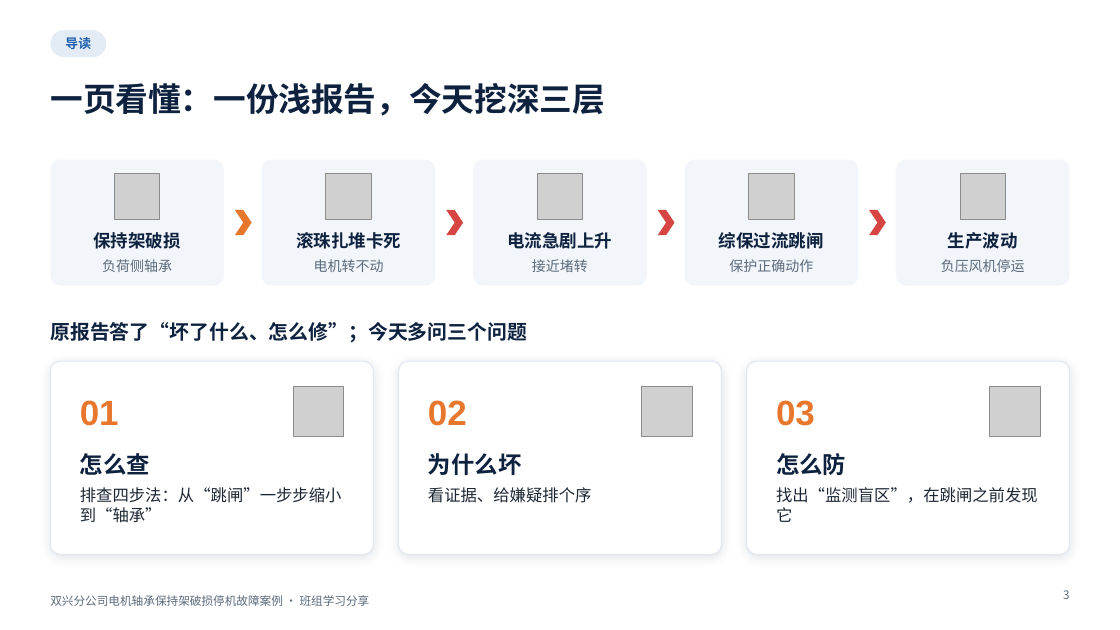
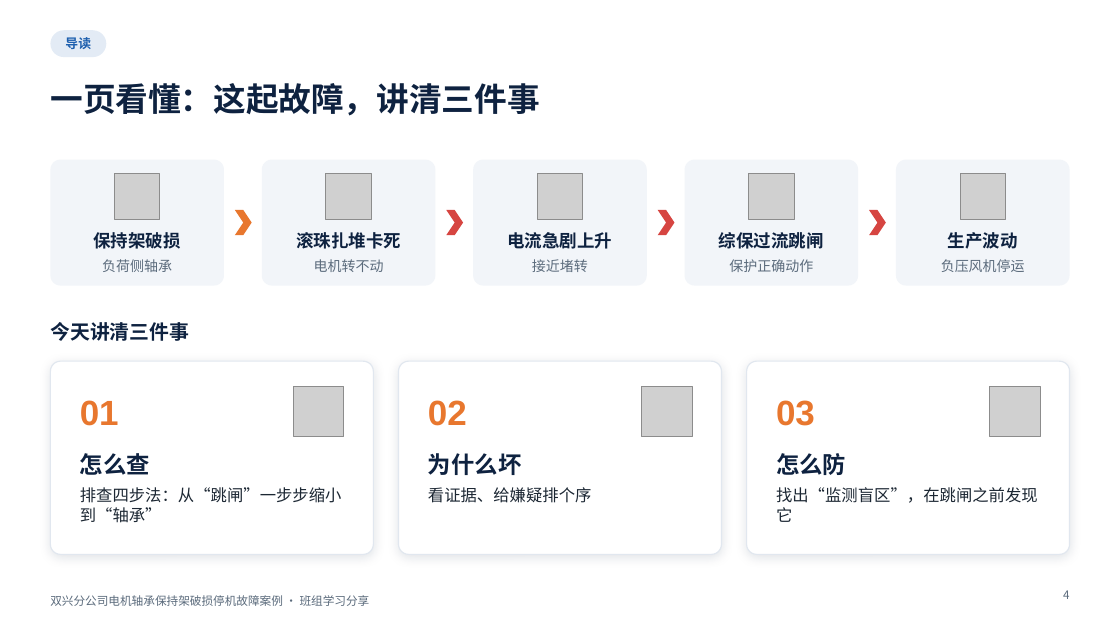
Before and after one commit to tdhvfrtz2r-netizen/YUGAFU, a slide deck: slide 4 of bearing_case_v2/out/bearing_case_v2.pptx (slide 3 before the commit). Drawn at 1120x630 pixels with LibreOffice and Linux fonts; fonts in the diff are those of the drawing; grey boxes stand for pictures; background and template pictures are left out. Boxes give left, top, right and bottom in pixels: in the first picture for what was removed or moved away, otherwise in the second. Text is boxed around its words. In the diff, an @@ line names an element or a change of style, - is before the commit and + after.

```diff
--- a/bearing_case_v2/out/bearing_case_v2.pptx
+++ b/bearing_case_v2/out/bearing_case_v2.pptx
@@ title at (x1=50, y1=83, x2=539, y2=116): text changed @@
-一页看懂：一份浅报告，今天挖深三层
+一页看懂：这起故障，讲清三件事
@@ text at (x1=50, y1=322, x2=189, y2=341): text changed @@
-原报告答了“坏了什么、怎么修”；今天多问三个问题
+今天讲清三件事
@@ page number at (x1=1063, y1=590, x2=1069, y2=599): text changed @@
-3
+4
```
Also in this commit, not shown: 8 other slides changed, 1 slide added, 11 other files.
